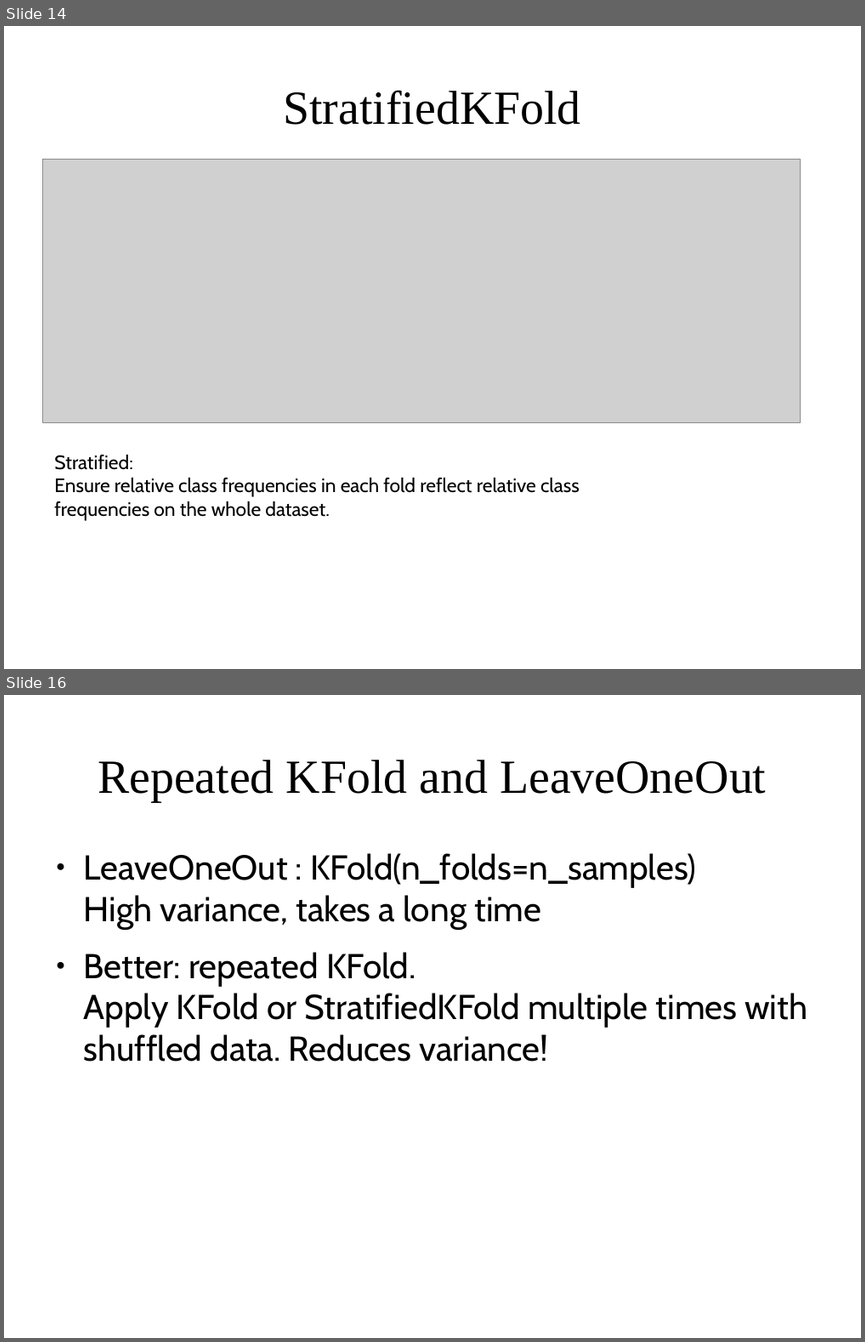
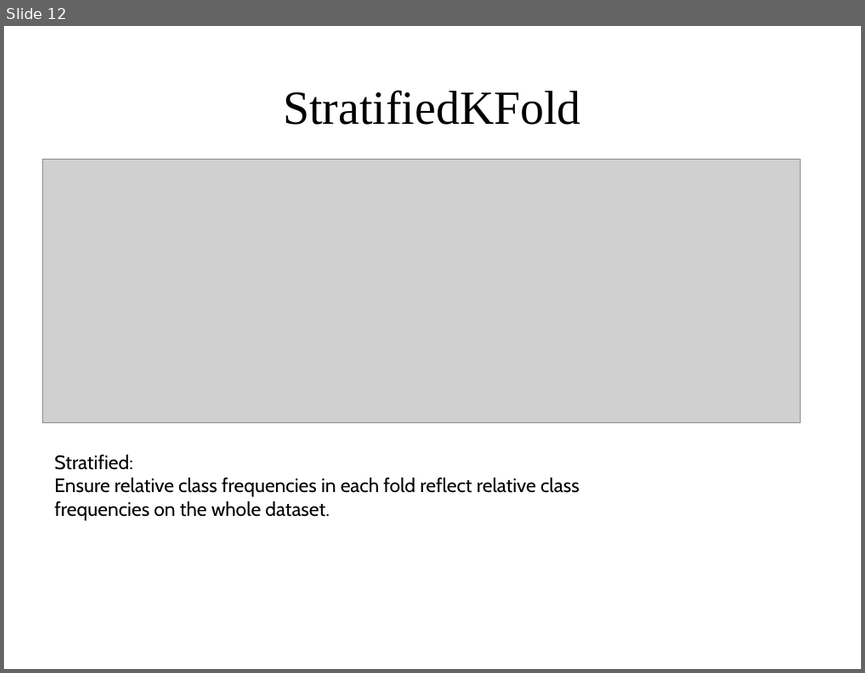
Before and after one commit to DS-BootCamp-DSI-Columbia/AY2017-2018-Winter-Collaboratory, a slide deck: Bootcamp-materials/slides/day3-model-evaluation.odp. Shown one above the other, each under a label of ours: slides 14 and 16 before the commit, slide 12 after it; the slides between them are not shown. The pictures are 865x1342 and 865x673 pixels, drawn with LibreOffice and Linux fonts; fonts in the diff are those of the drawing; grey boxes stand for pictures. Boxes give left, top, right and bottom in pixels: in the first picture for what was removed or moved away, otherwise in the second. Text is boxed around its words. In the diff, an @@ line names an element or a change of style, - is before the commit and + after.

```diff
--- a/Bootcamp-materials/slides/day3-model-evaluation.odp
+++ b/Bootcamp-materials/slides/day3-model-evaluation.odp
@@ slide 16 removed at (4, 695, 861, 1338), background #FFFFFF @@
@@ title removed at (98, 760, 766, 802) @@
-Repeated KFold and LeaveOneOut
@@ text removed at (84, 853, 807, 1061) @@
-● LeaveOneOut : KFold(n_folds=n_samples)
-  High variance, takes a long time
-● Better: repeated KFold.
-  Apply KFold or StratifiedKFold multiple times with shuffled data. Reduces variance!
@@ what was slide 14 is now slide 12 @@
```
Also in this commit, not shown: 2 slides changed, 11 other slides removed, 2 other files.
